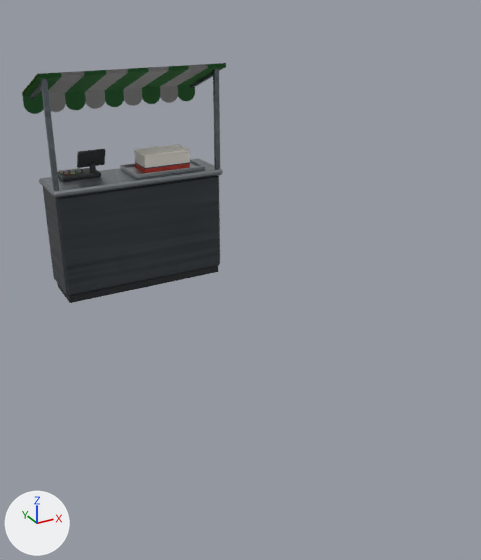
What one commit did to the glTF model godot/assets/models/stations/order_stand/order_stand.glb.
The view is the same before and after, from a camera (50 mm lens) standing at (-1.83, -5.17, 2.36) and looking at (0.11, -1.65, 0.6). Arrows for +X, +Y and +Z are at lower left; the lights stay in place. The older version comes first. Where no turn or scale is listed for an object, it has been applied to the vertices.

The first picture shows 'awning_4', 'counter', 'tpv', 'tray'.
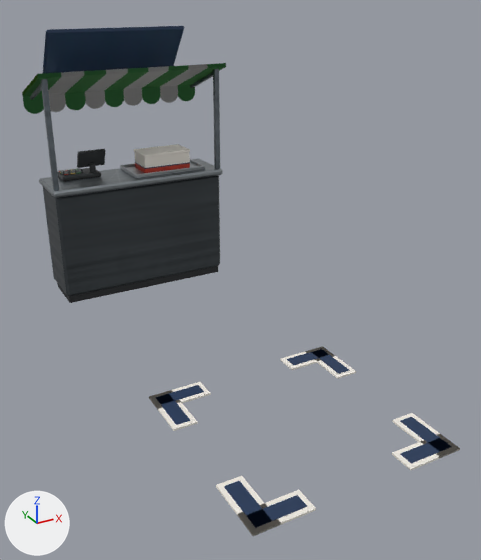
Changed parts and their boxes (x1, y1, x2, y2) in the pictures (481 x 560 px):
'order_id_plate', added (blue)
    after: (43, 26, 184, 73)
'delivery_zone', added
    after: (155, 349, 452, 528)
'delivery_zone_border', added
    after: (149, 346, 460, 536)

The change, as a diff of the scene's bpy script:
```diff
--- a/godot/assets/models/stations/order_stand/order_stand.glb.py
+++ b/godot/assets/models/stations/order_stand/order_stand.glb.py
@@ me_order_id_plate @@
+me_order_id_plate.from_pydata(...)  # 48 vertices, 88 faces; spans x -0.56..0.56, y 0.105..0.406, z 1.697..2.075
+me_order_id_plate.materials.append(mat_order_stand_atlas)  # picture img_order_stand_atlas
@@ me_delivery_zone_border @@
+me_delivery_zone_border.from_pydata(...)  # 56 vertices, 96 faces; spans x -0.65..0.65, y -3.145..-1.855, z 0.045..0.057
+me_delivery_zone_border.materials.append(mat_order_stand_atlas)  # picture img_order_stand_atlas
@@ me_delivery_zone @@
+me_delivery_zone.from_pydata(...)  # 56 vertices, 96 faces; spans x -0.62..0.62, y -3.115..-1.885, z 0.057..0.059
+me_delivery_zone.materials.append(mat_order_stand_atlas)  # picture img_order_stand_atlas
@@ ob_order_id_plate @@
+ob_order_id_plate = bpy.data.objects.new('order_id_plate', me_order_id_plate)
+ob_order_id_plate.location = (0.0, 0.0, 0.0)
@@ ob_delivery_zone_border @@
+ob_delivery_zone_border = bpy.data.objects.new('delivery_zone_border', me_delivery_zone_border)
+ob_delivery_zone_border.location = (0.0, 0.0, 0.0)
@@ ob_delivery_zone @@
+ob_delivery_zone = bpy.data.objects.new('delivery_zone', me_delivery_zone)
+ob_delivery_zone.location = (0.0, 0.0, 0.0)
```
